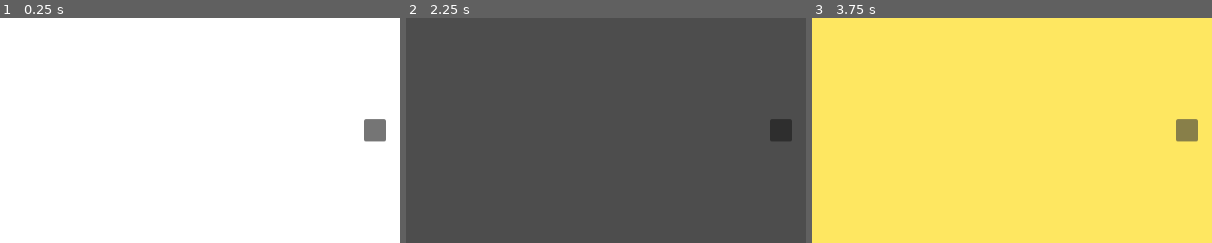
Above: before the commit, frames 1-3 (left to right).
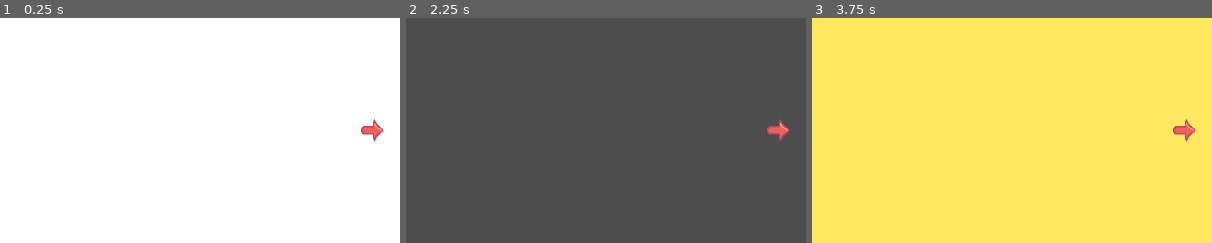
Above: after the commit, the same moments.

Repository: kaylijade11/Gambs-First-Game
Game: Godot game, scene res://scenes/root.tscn
The game is run twice, just before and just after one commit, with the same random seed, the same clock (stepped at 60 frames per second) and the same inputs.
Inputs (mouse positions are % of the whole screen's width and height, from its top left):
- Up to frame 1 (0.25 s): no input
- Up to frame 2 (2.25 s): click (97, 52) at 0.5 s; click (3, 52) at 1.25 s; click (51, 6) at 2 s
- Up to frame 3 (3.75 s): click (50, 94) at 2.75 s; click (97, 52) at 3.5 s
The pictures show only the part of the screen within x 50-100%, y 27-77%; the shares and areas given below are measured in that part.

The runs differ from the first frame. In frame 1, 0.6% of the frame differs, in the area x 90-97%, y 44-56%; in frame 2, 0.6%; in frame 3, 0.6%.

Commit message:
New button icon

Diff:
--- a/scenes/root.tscn
+++ b/scenes/root.tscn
@@ -5,6 +5,7 @@
 [ext_resource type="PackedScene" uid="uid://d1p6sj0gwc818" path="res://scenes/Area(1, 1).tscn" id="3_lrqlo"]
 [ext_resource type="PackedScene" uid="uid://k81dxc7535qm" path="res://scenes/Area(2, 1).tscn" id="4_kycxp"]
 [ext_resource type="PackedScene" uid="uid://c7h6a7q8t0n37" path="res://scenes/Area(3,1).tscn" id="5_j287u"]
+[ext_resource type="Texture2D" uid="uid://deeemdsloqm7t" path="res://assets/Sprites/Right Arrow.png" id="6_3hfy5"]
 [ext_resource type="PackedScene" uid="uid://bsx4hsacnruf8" path="res://scenes/Area (2,2).tscn" id="6_5sfjl"]
 [ext_resource type="Script" uid="uid://hmtx6wurmfil" path="res://scripts/ui_manager.gd" id="7_j287u"]
 
@@ -41,6 +42,8 @@
 offset_bottom = 28.0
 grow_horizontal = 0
 grow_vertical = 2
+icon = ExtResource("6_3hfy5")
+flat = true
 
 [node name="LeftButton" type="Button" parent="CanvasLayer/UIManager" unique_id=1793632511]
 anchors_preset = 4
Binary file added: assets/Sprites/Right Arrow.aseprite
Binary file added: assets/Sprites/Right Arrow.png
Not shown, added: assets/Sprites/Right Arrow.png.import
